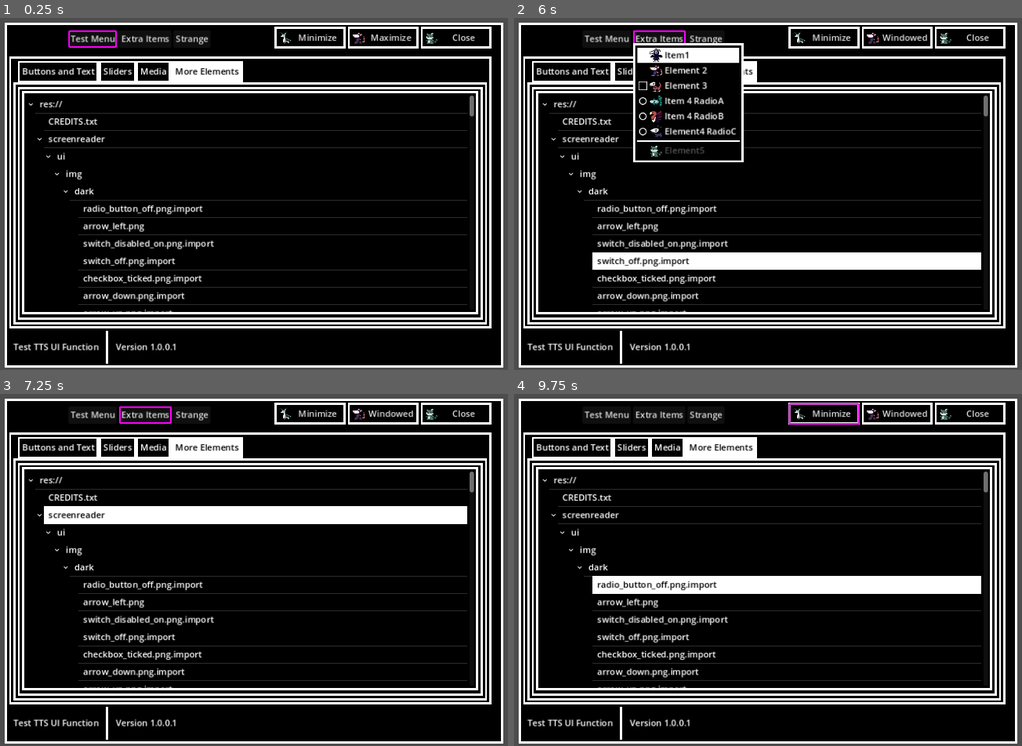
Above: before the commit, frames 1-4 (two rows, left to right).
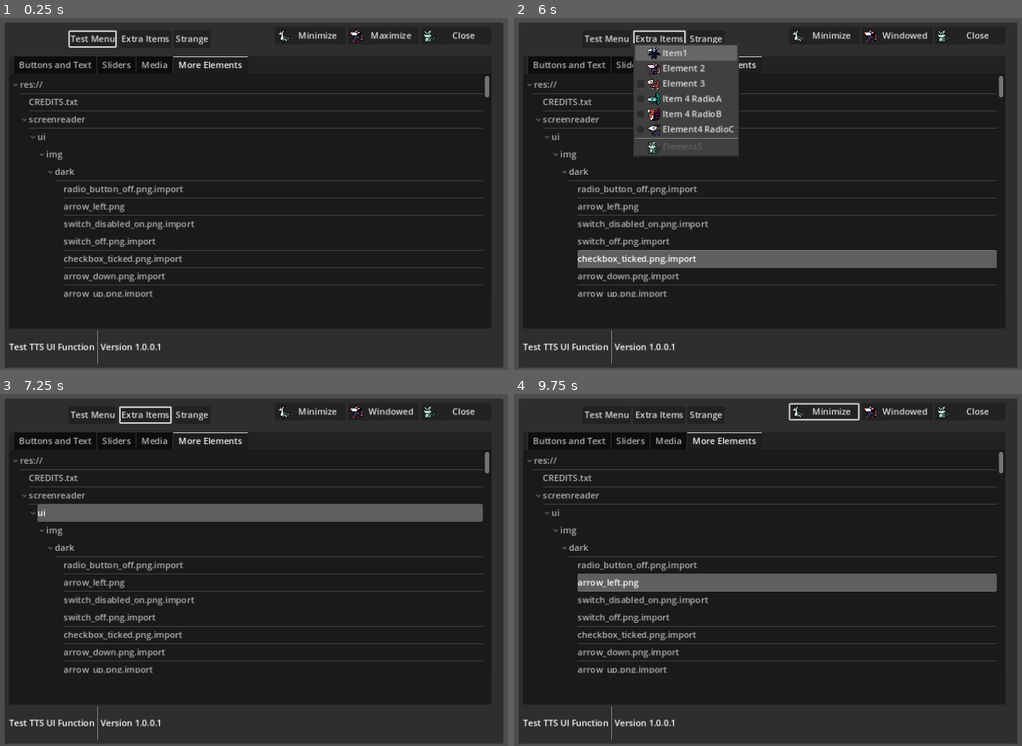
Above: after the commit, the same moments.

Repository: badgernested/godot-screenreader
Game: Godot game, scene res://sample_assets/Main.tscn
The game is run twice, just before and just after one commit, with the same random seed, the same clock (stepped at 60 frames per second) and the same inputs. Video files are missing from this copy of the repository; at most half a second of black plays in their place.
Inputs (mouse positions are in pixels of both pictures, inside the frame that each line leads up to):
- Up to frame 1 (0.25 s): no input
- Up to frame 2 (6 s): click "Minimize" at 0.5 s; click "Maximize" at 1.25 s; click "Windowed" at 2 s; tap Enter (DOM_select) at 2.75, 4.25, 5.75 s; move the mouse to (961, 176) at 2.77 s; hold Up (DOM_up) 2.78-3.5 s; hold Left (DOM_item_decrement) 2.78-3.5 s; click (961, 176) at 2.92 s; tap Space at 3.02, 3.5, 5 s; tap Right (DOM_item_increment) at 3.05, 4.55 s; drag from (701, 211) to (793, 264) at 3.52 s; move the mouse to (889, 116) at 4.27 s; hold Up (DOM_up) 4.28-5 s; hold Left (DOM_item_decrement) 4.28-5 s; drag from (793, 264) to (635, 141) at 5.02 s; move the mouse to (1011, 246) at 5.77 s; hold Down (DOM_down) from 5.78 s (still down); hold Right (DOM_item_increment) from 5.78 s (still down); tap Tab (DOM_next) at 5.85 s
- Up to frame 3 (7.25 s): tap Space at 6.02, 6.5 s; release Down (DOM_down) at 6.5 s; release Right (DOM_item_increment) at 6.5 s; drag from (121, 517) to (218, 482) at 6.52 s
- Up to frame 4 (9.75 s): move the mouse to (854, 570) at 7.27 s; hold Down (DOM_down) 7.28-8 s; hold Right (DOM_item_increment) 7.28-8 s; tap Ctrl at 7.35 s; click (854, 570) at 7.42 s; drag from (732, 482) to (701, 587) at 8.02 s; move the mouse to (961, 552) at 8.77 s; hold Up (DOM_up) 8.78-9.5 s; hold Backspace 8.78-9.5 s; tap Space at 9.02 s; tap Right (DOM_item_increment) at 9.05 s; drag from (701, 587) to (793, 640) at 9.52 s

The runs differ from the first frame. In frame 1, 91% of the frame differs, in the area x 0-100%, y 1-100%; in frame 2, 91%; in frame 3, 92%; in frame 4, 92%.
Error in both runs: Out of bounds get index '0' (on base: 'PackedStringArray') (res://screenreader/scripts/TTS.gd:15)

Commit message:
Structural updates for future  work

Diff:
--- a/sample_assets/main.gd
+++ b/sample_assets/main.gd
@@ -9,7 +9,7 @@
 ## Default methods
 
 func _ready() -> void:
-	AXController.set_high_contrast_dark_theme($Panel)
+	#AXController.set_high_contrast_dark_theme($Panel)
 
 	AXController.enable_screenreader($Panel)
 
--- a/screenreader/scripts/AXController.gd
+++ b/screenreader/scripts/AXController.gd
@@ -4,7 +4,6 @@
 # This class controls all the other accessibility
 # classes in one nice place.
 ###############################################
-
 extends Control
 
 static var pressed_keys = []
--- /dev/null
+++ b/screenreader/scripts/AXMenuManager.gd
@@ -0,0 +1,13 @@
+###############################################
+# AXMenuManager
+#
+# This class manages menus, so you can push and
+# pop menu interfaces easily.
+#
+# This should really only be used for the
+# screenreader. If you want your own menu
+# manager for your game, you should base
+# it off of this one instead.
+###############################################
+class_name AXMenuManager
+extends Object
--- a/screenreader/scripts/Screenreader.gd
+++ b/screenreader/scripts/Screenreader.gd
@@ -3,9 +3,8 @@
 #
 # The screenreader class.
 ###############################################
-
 class_name Screenreader
-extends Control
+extends Object
 
 ## Variables
 
@@ -1247,11 +1246,11 @@
 			var next = treeitem.get_next_visible()
 
 			if next != null:
-				focused.focus_mode = FOCUS_ALL
+				focused.focus_mode = Control.FOCUS_ALL
 				focused.grab_focus()
 				focused.set_selected(next,0)
 				focused.scroll_to_item(next)
-				focused.focus_mode = FOCUS_NONE
+				focused.focus_mode = Control.FOCUS_NONE
 				_play_sound("list_nav")
 				_highlight_tree()
 
@@ -1265,11 +1264,11 @@
 			var next = treeitem.get_prev_visible()
 
 			if next != null:
-				focused.focus_mode = FOCUS_ALL
+				focused.focus_mode = Control.FOCUS_ALL
 				focused.grab_focus()
 				focused.set_selected(next,0)
 				focused.scroll_to_item(next)
-				focused.focus_mode = FOCUS_NONE
+				focused.focus_mode = Control.FOCUS_NONE
 				_play_sound("list_nav",LIST_PITCH_SHIFT)
 				_highlight_tree()
 
@@ -1598,7 +1597,7 @@
 			if focused != null:
 				if focused.has_signal("focus_exited"):
 					focused.emit_signal("focus_exited")
-					focused.focus_mode = FOCUS_NONE
+					focused.focus_mode = Control.FOCUS_NONE
 
 			focused = obj
 
@@ -1619,7 +1618,7 @@
 							focused.set_caret_line(0)
 
 
-						focused.focus_mode = FOCUS_ALL
+						focused.focus_mode = Control.FOCUS_ALL
 						focused.grab_focus()
 
 				# If it is the tree type, play an entrance sound
@@ -1645,7 +1644,7 @@
 static func _release_obj_focus(obj):
 	if dom_nav_enabled:
 		if focused != null:
-			focused.focus_mode = FOCUS_NONE
+			focused.focus_mode = Control.FOCUS_NONE
 		focused = null
 	obj.release_focus()
 
@@ -2430,7 +2429,7 @@
 ## Notification
 
 static func _do_notification(what: int):
-	if what == NOTIFICATION_APPLICATION_FOCUS_OUT:
+	if what == Control.NOTIFICATION_APPLICATION_FOCUS_OUT:
 		TTS.stop()
 		_OS_focused = false
 		# If MenuBar is access enabled, closes the menu variables
@@ -2443,8 +2442,8 @@
 		_popup_visible = false
 		_popup_index = 0
 
-	if what == NOTIFICATION_APPLICATION_FOCUS_IN:
+	if what == Control.NOTIFICATION_APPLICATION_FOCUS_IN:
 		_OS_focused = true
 
-	if what == NOTIFICATION_EXIT_TREE:
+	if what == Control.NOTIFICATION_EXIT_TREE:
 		TTS.stop()
--- a/screenreader/scripts/TextFunctions.gd
+++ b/screenreader/scripts/TextFunctions.gd
@@ -1,3 +1,8 @@
+###############################################
+# TextFunctions
+#
+# These are text manipulation functions.
+###############################################
 class_name TextFunctions
 extends Object
 
